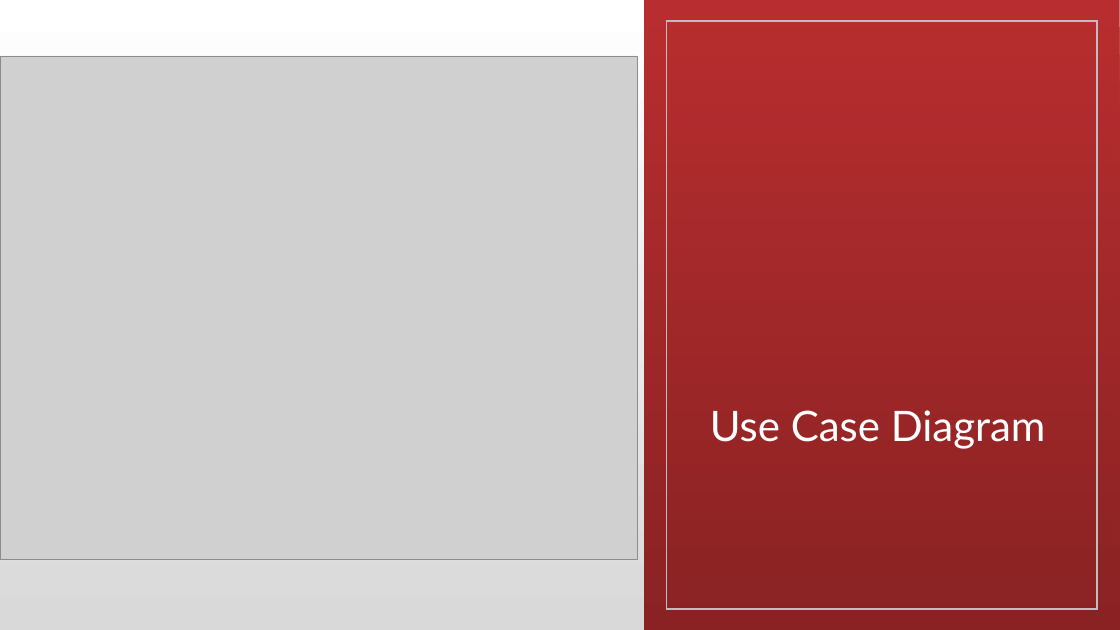
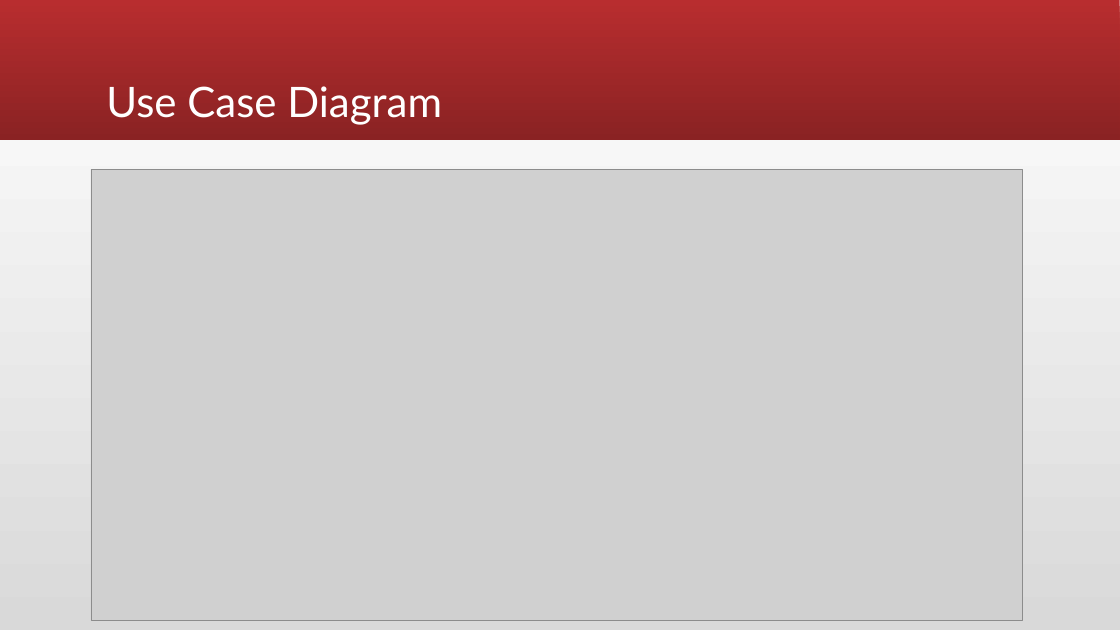
Before and after one commit to rashrayhan/t-Health, a slide deck: slide 8 of T-Health.ProjectPresentation.pptx (slide 7 before the commit). Drawn at 1120x630 pixels with LibreOffice and Linux fonts; fonts in the diff are those of the drawing; grey boxes stand for pictures. Boxes give left, top, right and bottom in pixels: in the first picture for what was removed or moved away, otherwise in the second. Text is boxed around its words. In the diff, an @@ line names an element or a change of style, - is before the commit and + after.

```diff
--- a/T-Health.ProjectPresentation.pptx
+++ b/T-Health.ProjectPresentation.pptx
@@ rectangle added at [0,0,1120,140], fill gradient #B82D2F to #8A2223 @@
@@ title "Use Case Diagram": place and size @@
-title "Use Case Diagram" at [710,410,1046,449]
+title "Use Case Diagram" at [106,86,442,125]
@@ rectangle removed at [644,0,1119,630] @@
@@ rectangle removed at [666,21,1096,609] @@
@@ picture removed at [0,56,637,560] @@
@@ picture added at [91,169,1022,621] @@
```
Also in this commit, not shown: 2 slides added, 3 other files.
